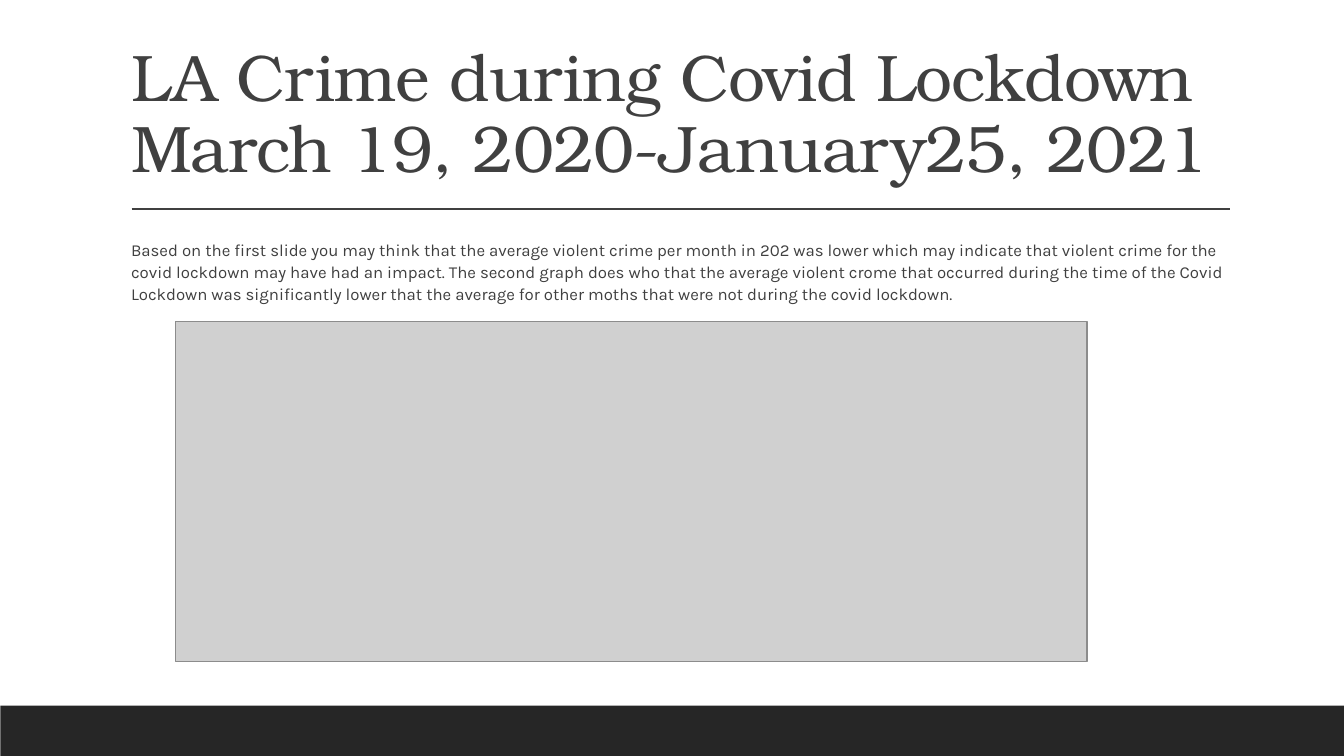
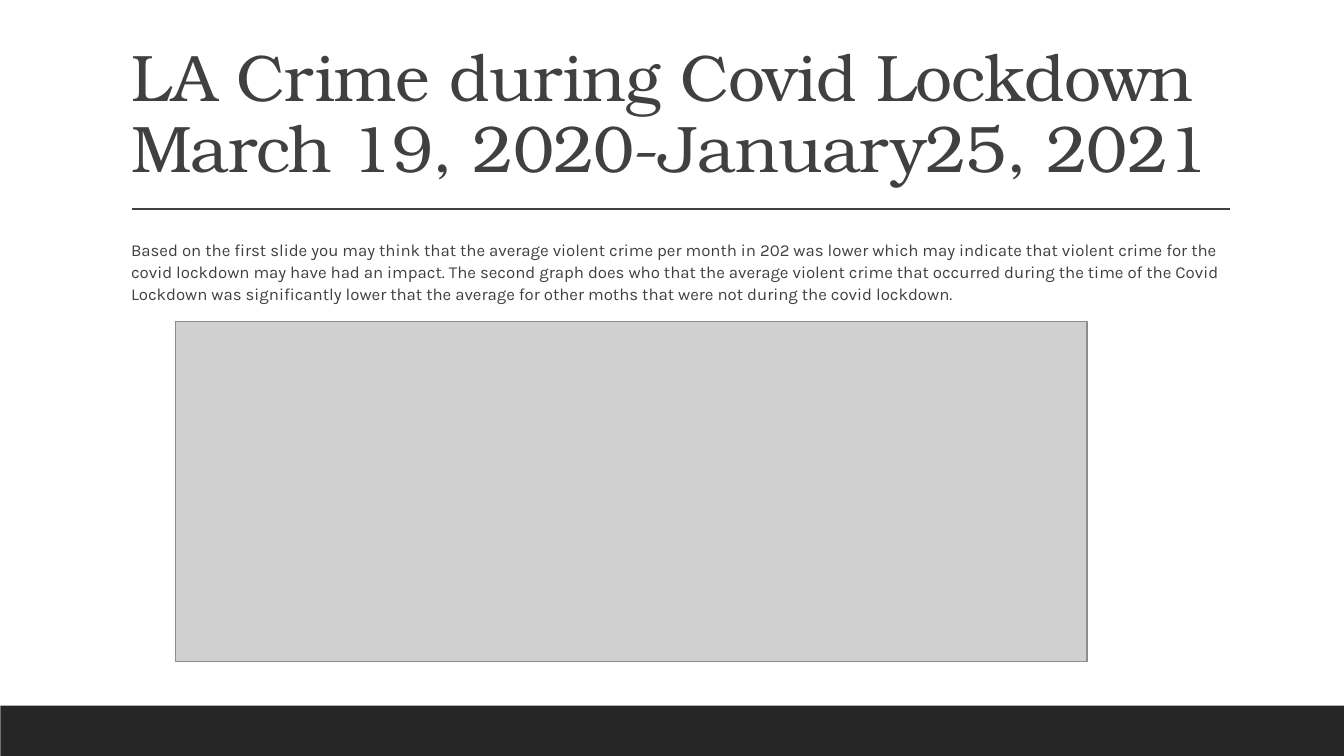
Before and after one commit to Ed-Lovera/AI-PT-Project-1, a slide deck: slide 5 of LA Crime Data Analysis 2020 - 2023.pptx (slide 4 before the commit). Drawn at 1344x756 pixels with LibreOffice and Linux fonts; fonts in the diff are those of the drawing; grey boxes stand for pictures. Boxes give left, top, right and bottom in pixels: in the first picture for what was removed or moved away, otherwise in the second. Text is boxed around its words. In the diff, an @@ line names an element or a change of style, - is before the commit and + after.

```diff
--- a/LA Crime Data Analysis 2020 - 2023.pptx
+++ b/LA Crime Data Analysis 2020 - 2023.pptx
@@ text at bbox=[131, 244, 1218, 304]: text changed @@
-  Based on the first slide you may think that the average violent crime per month in 202 was lower which may indicate that violent crime for the covid lockdown may have had an impact. The second graph does who that the average violent crome that occurred during the time of the Covid Lockdown was significantly lower that the average for other moths that were not during the covid lockdown.
+  Based on the first slide you may think that the average violent crime per month in 202 was lower which may indicate that violent crime for the covid lockdown may have had an impact. The second graph does who that the average violent crime that occurred during the time of the Covid Lockdown was significantly lower that the average for other moths that were not during the covid lockdown.
```
Also in this commit, not shown: 1 other slide changed, 4 slides added.
